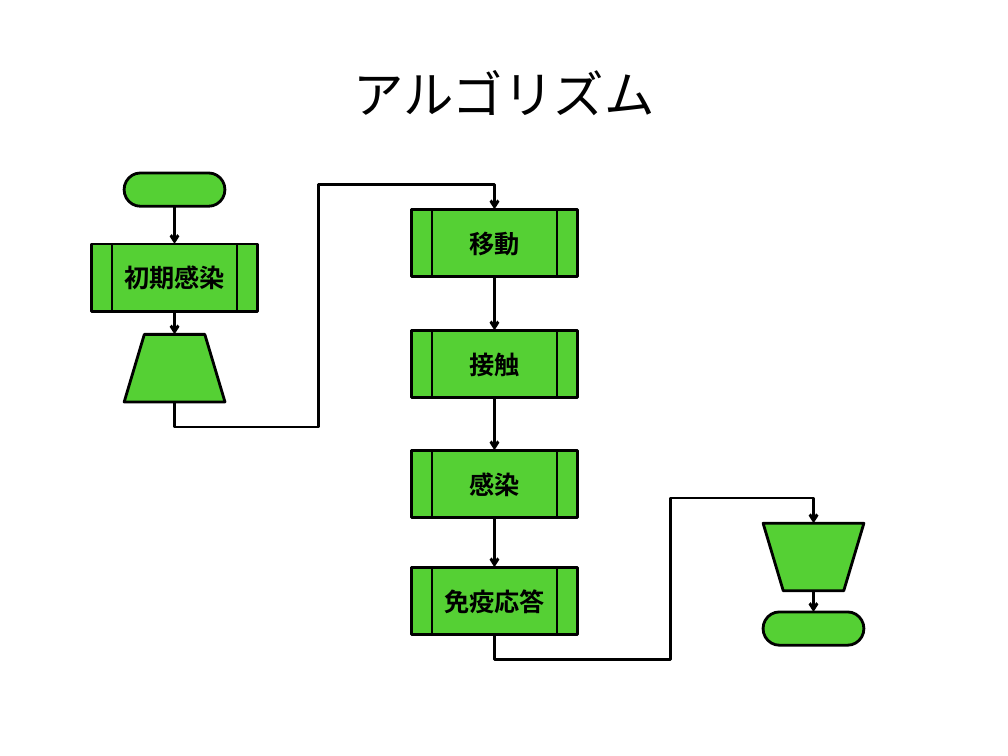
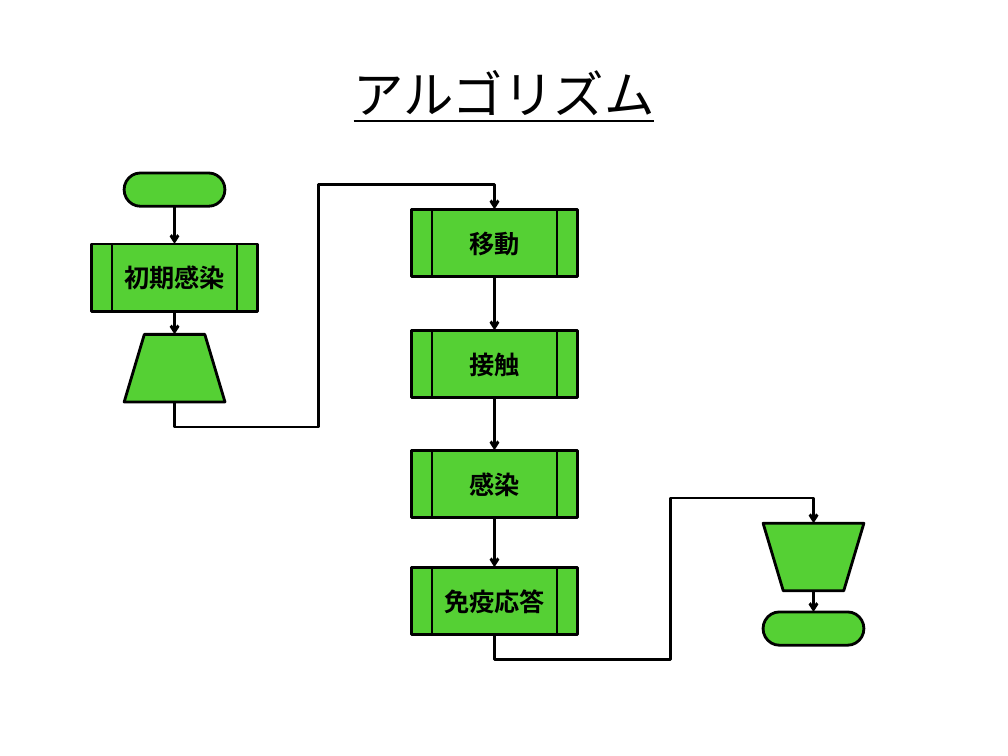
Before and after one commit to nkud/Research-BB, a slide deck: slide 7 of ppt/卒業研究.pptx. Drawn at 1008x756 pixels with LibreOffice and Linux fonts; fonts in the diff are those of the drawing. Boxes give left, top, right and bottom in pixels: in the first picture for what was removed or moved away, otherwise in the second. Text is boxed around its words. In the diff, an @@ line names an element or a change of style, - is before the commit and + after.

Commit message:
update PPT

```diff
--- a/ppt/卒業研究.pptx
+++ b/ppt/卒業研究.pptx
@@ title "アルゴリズム" at box(354, 70, 655, 122): underline on @@
```
Also in this commit, not shown: 1 other slide changed, 2 slides added, 1 slide removed.
